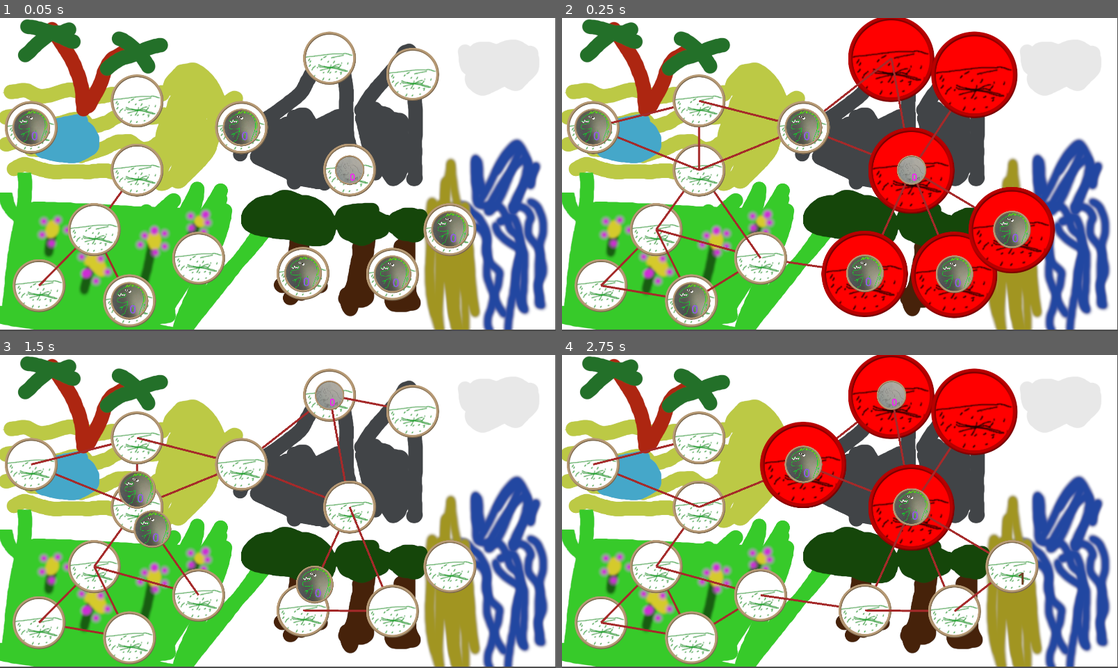
Above: before the commit, frames 1-4 (two rows, left to right).
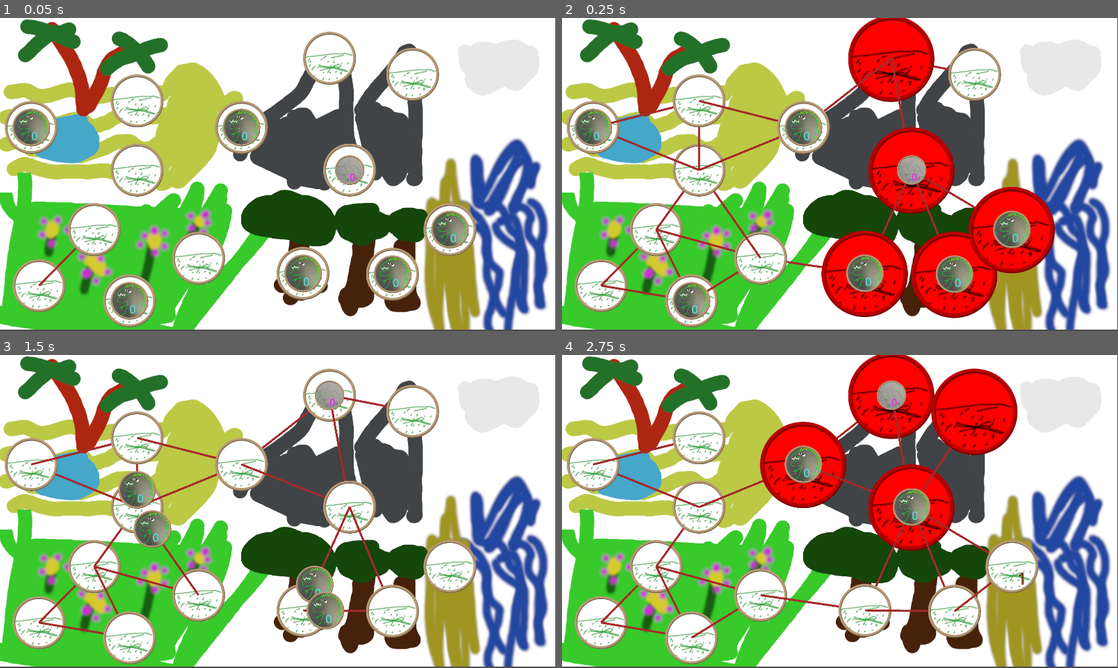
Above: after the commit, the same moments.

Repository: niebarkol/dinozaury
Game: Godot game, scene res://sceny/glowny_poziom.tscn
The game is run twice, just before and just after one commit, with the same random seed, the same clock (stepped at 60 frames per second) and the same inputs.
Inputs (mouse positions are in pixels of both pictures, inside the frame that each line leads up to):
- Up to frame 1 (0.05 s): no input
- Up to frame 2 (0.25 s): no input
- Up to frame 3 (1.5 s): click (328, 395) at 0.52 s; click (328, 395) at 1.27 s
- Up to frame 4 (2.75 s): click (890, 395) at 2.02 s

The runs differ from the first frame. In frame 1, 0.2% of the frame differs, in the area x 5-83%, y 36-95%; in frame 2, 3.6%, in the area x 5-83%, y 4-95%; in frame 3, 0.8%; in frame 4, 0.1%.

Commit message:
Dodano dźwięk i chyba coś jeszcze

Diff:
--- a/sceny/glowny_poziom.tscn
+++ b/sceny/glowny_poziom.tscn
@@ -8,7 +8,11 @@
 
 [sub_resource type="LabelSettings" id="LabelSettings_wfcfq"]
 font_size = 500
-font_color = Color(0.803922, 0, 0.0862745, 1)
+font_color = Color(0.635294, 0.439216, 0.219608, 1)
+
+[sub_resource type="LabelSettings" id="LabelSettings_pvrxy"]
+font_size = 500
+font_color = Color(1, 0, 0, 1)
 
 [node name="Node2D" type="Node2D"]
 scale = Vector2(0.715, 0.715)
@@ -96,5 +100,5 @@
 offset_right = 2640.14
 offset_bottom = 1279.41
 text = "Przegrana!"
-label_settings = SubResource("LabelSettings_wfcfq")
+label_settings = SubResource("LabelSettings_pvrxy")
 vertical_alignment = 1
--- a/sceny/player.gd
+++ b/sceny/player.gd
@@ -1,6 +1,8 @@
 extends Dinozaur
 class_name Player
 
+func _ready():
+	potęga = 0
 
 func przetwórz_klickables() -> Array:
 	var klickables: Array = [aktualne_siedlisko]
--- a/sceny/poziom.gd
+++ b/sceny/poziom.gd
@@ -100,6 +100,8 @@
 		siedlisko.klikalny = true
 
 	await get_tree().process_frame
+	await get_tree().process_frame
+	await get_tree().process_frame
 	klickables = $Player.przetwórz_klickables()
 	for siedlisko in $Siedliska.get_children():
 		siedlisko.queue_redraw()
--- a/sceny/siedlisko.gd
+++ b/sceny/siedlisko.gd
@@ -16,7 +16,7 @@
 func _ready():
 	pass # Replace with function body.
 
-func _process(delta):
+func _process(_delta):
 	queue_redraw()
 
 func _draw():
@@ -35,7 +35,11 @@
 		if randi_range(0,1):
 			połączenia.append(siedlisko)
 			siedlisko.emit_signal("nawiazane_polaczenie", get_node(get_path()))
-	queue_redraw()
+		queue_redraw()
+		await get_tree().process_frame
+		await get_tree().process_frame
+		if not self in siedlisko.połączenia:
+			print (self, siedlisko.połączenia)
 
 func _gdy_nawiazane_polaczenie(partner):
 	await get_tree().process_frame
@@ -77,6 +81,7 @@
 		obecni.sort_custom(porównanie_sił)
 		for przegrany in obecni.slice(1):
 			if przegrany is Dinozaur:
+				$AudioStreamPlayer2D.play()
 				zrob_krew()
 				if przegrany is Player:
 					#Przegrana
@@ -93,7 +98,6 @@
 					get_tree().reload_current_scene()
 
 		obecni = [obecni[0]]
-		#TODO: może dodać jakiś efekt zabijania
 
 func zrob_krew():
 	var flaki = krew.instantiate()
--- a/sceny/siedlisko.tscn
+++ b/sceny/siedlisko.tscn
@@ -1,7 +1,8 @@
-[gd_scene load_steps=6 format=3 uid="uid://cjghlsm8do6m"]
+[gd_scene load_steps=7 format=3 uid="uid://cjghlsm8do6m"]
 
 [ext_resource type="Texture2D" uid="uid://dn6hqhccworiq" path="res://assets/siedlisko.png" id="1_ms3af"]
 [ext_resource type="Script" path="res://sceny/siedlisko.gd" id="1_sexjl"]
+[ext_resource type="AudioStream" uid="uid://cr8da5br7qrh3" path="res://assets/uderzenia.mp3" id="3_cy7am"]
 
 [sub_resource type="CircleShape2D" id="CircleShape2D_qp6xm"]
 radius = 452.585
@@ -49,5 +50,8 @@
 horizontal_alignment = 1
 vertical_alignment = 1
 
+[node name="AudioStreamPlayer2D" type="AudioStreamPlayer2D" parent="."]
+stream = ExtResource("3_cy7am")
+
 [connection signal="nawiazane_polaczenie" from="." to="." method="_gdy_nawiazane_polaczenie"]
 [connection signal="pressed" from="AlertKliknięcia" to="." method="_on_kliknięcie"]
Not shown, added: assets/uderzenia.mp3.import
Not shown: 1 places in sceny/glowny_poziom.tscn that only renumber resources
Not shown, changed: README.md
Not shown, added: assets/241822__dereklieu__tearing-flesh.aiff
Not shown, added: assets/uderzenia.mp3
